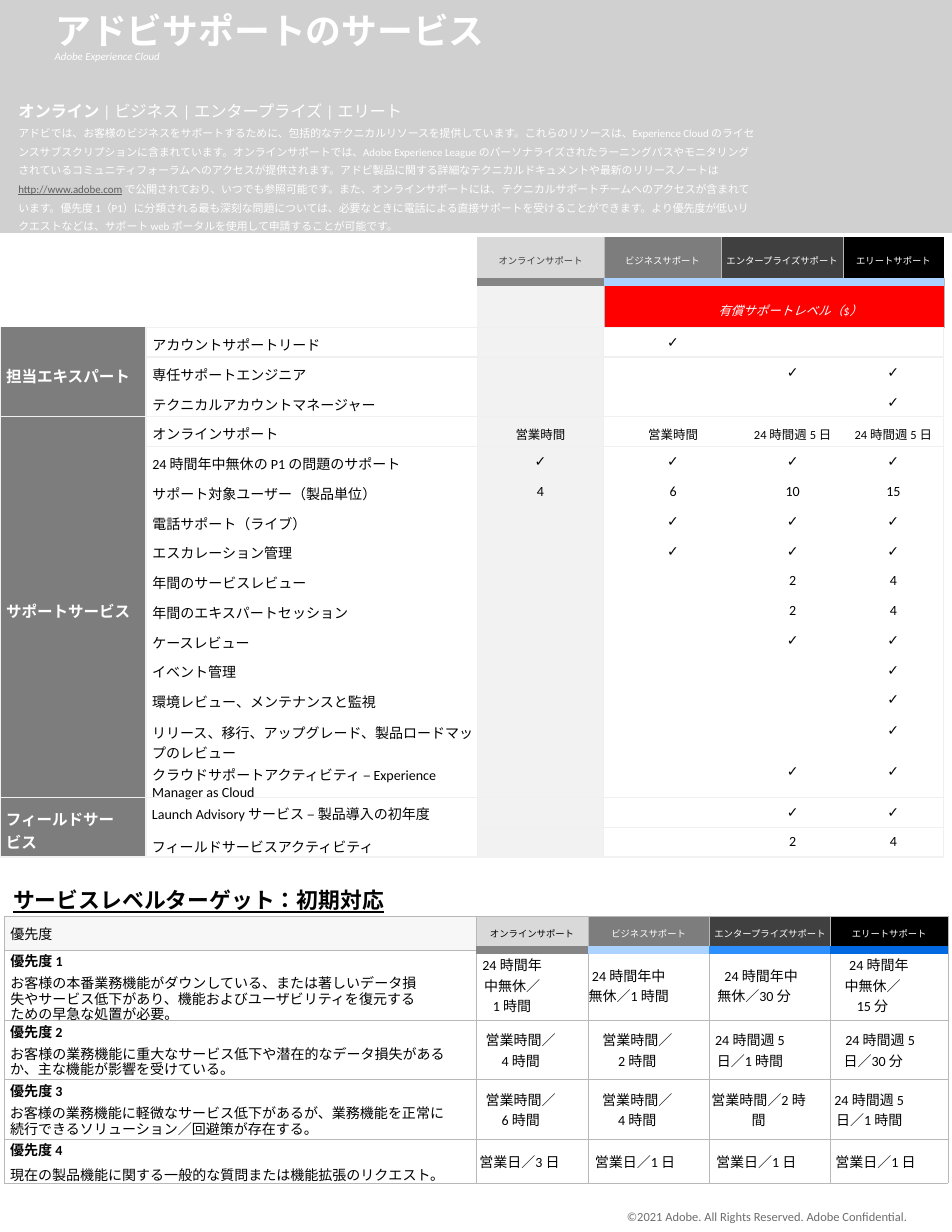
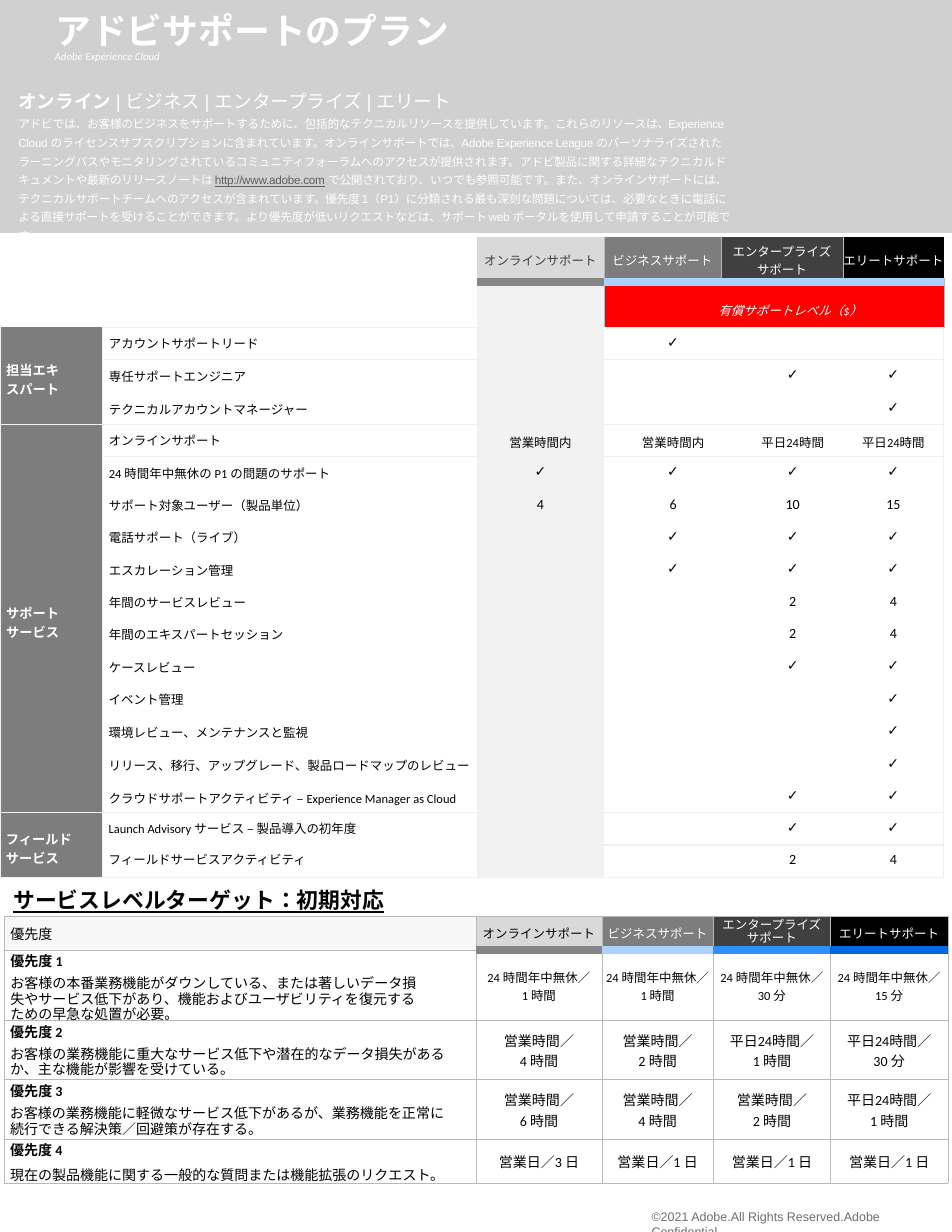
Before and after one commit to AdobeDocs/support-resources.ja-JP, a slide deck: slide 1 of help/data-sheets/assets/OnlineSupportDatasheet.pptx. Drawn at 952x1232 pixels with LibreOffice and Linux fonts; fonts in the diff are those of the drawing; grey boxes stand for pictures; background and template pictures are left out. Boxes give left, top, right and bottom in pixels: in the first picture for what was removed or moved away, otherwise in the second. Text is boxed around its words. In the diff, an @@ line names an element or a change of style, - is before the commit and + after.

```diff
--- a/help/data-sheets/assets/OnlineSupportDatasheet.pptx
+++ b/help/data-sheets/assets/OnlineSupportDatasheet.pptx
@@ title at (55, 13, 449, 46): text changed @@
-アドビサポートのサービス
+アドビサポートのプラン
@@ text "オンライン | ビジネス | エンタープライズ ...": place and size @@
-text "オンライン | ビジネス | エンタープライズ ..." at (18, 104, 754, 234)
+text "オンライン | ビジネス | エンタープライズ ..." at (18, 93, 731, 222)
@@ text "オンライン | ビジネス | エンタープライズ ..." at (18, 93, 731, 222): size 10.5 to 12 pt in "オンライン | ビジネス | エンタープライズ | エリート"; size 7 to 7.5 pt, font Calibri to Arial, letter spacing 0 to -0.2 pt @@
@@ table at (0, 237, 943, 878) @@
-row 1, column 5: エンタープライズサポート
+row 1, column 5: エンタープライズ サポート
-row 3, column 1: 担当エキスパート
+row 3, column 1: 担当エキ スパート
-row 6: サポートサービス | オンラインサポート | 営業時間 | 営業時間 |  | 24 時間週 5 日 | 24 時間週 5 日
+row 6: サポート サービス | オンラインサポート | 営業時間内 | 営業時間内 |  | 平日24時間 | 平日24時間
-row 18, column 1: フィールドサー ビス
+row 18, column 1: フィールド サービス
@@ size 6 to 8 pt in "オンラインサポート", "ビジネスサポート", "エリートサポート" @@
@@ size 9 to 8 pt in "アカウントサポートリード", "専任サポートエンジニア", "テクニカルアカウントマネージャー", "オンラインサポート" and 13 more places @@
@@ font Calibri to Arial in "✓", "✓", "✓", "✓" and 19 more places @@
@@ table at (4, 916, 948, 1188) @@
-row 1, column 4: エンタープライズサポート
+row 1, column 4: エンタープライズ サポート
-row 2, column 3: 24 時間年中無休／1 時間
+row 2, column 3: 24 時間年中無休／ 1 時間
-row 3, column 4: 24 時間週 5 日／1 時間
+row 3, column 4: 平日24時間／ 1 時間
-row 3, column 5: 24 時間週 5 日／30 分
+row 3, column 5: 平日24時間／ 30 分
-row 4: 優先度 3 / お客様の業務機能に軽微なサービス低下があるが、業務機能を正常に続行できるソリューション／回避策が存在する。 | 営業時間／ 6 時間 | 営業時間／ 4 時間 | 営業時間／2 時間 | 24 時間週 5 日／1 時間
+row 4: 優先度 3 / お客様の業務機能に軽微なサービス低下があるが、業務機能を正常に続行できる解決策／回避策が存在する。 | 営業時間／ 6 時間 | 営業時間／ 4 時間 | 営業時間／ 2 時間 | 平日24時間／ 1 時間
@@ size 6 to 8 pt in "オンラインサポート", "ビジネスサポート", "エリートサポート" @@
@@ size 9 to 8 pt in "24 時間年中無休／ 1 時間", "24 時間年中無休／30 分", "24 時間年中無休／ 15 分" @@
@@ less space between paragraphs @@
@@ indent changed @@
@@ text at (652, 1212, 880, 1224): text changed; font Calibri to Arial @@
-©2021 Adobe. All Rights Reserved. Adobe Confidential.
+©2021 Adobe.All Rights Reserved.Adobe Confidential.
```
Also in this commit, not shown: 2 other slides changed, 8 other files.
